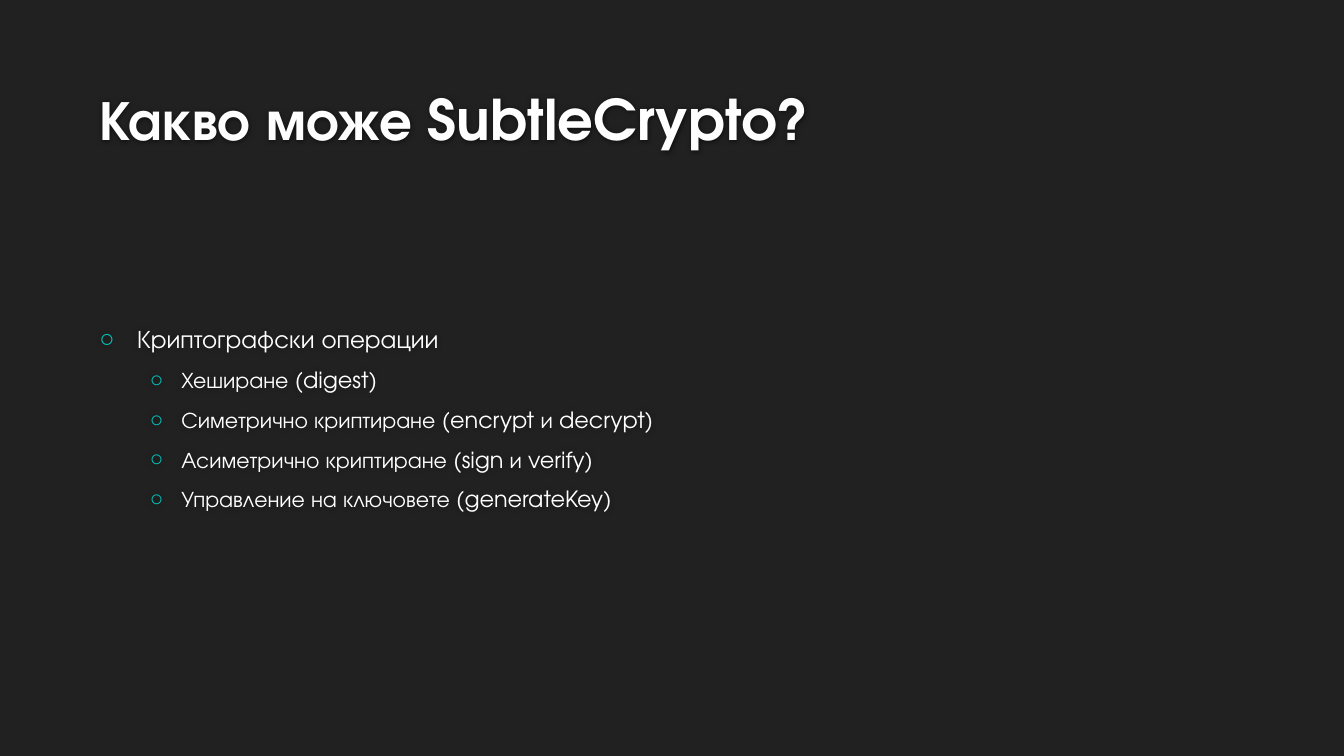
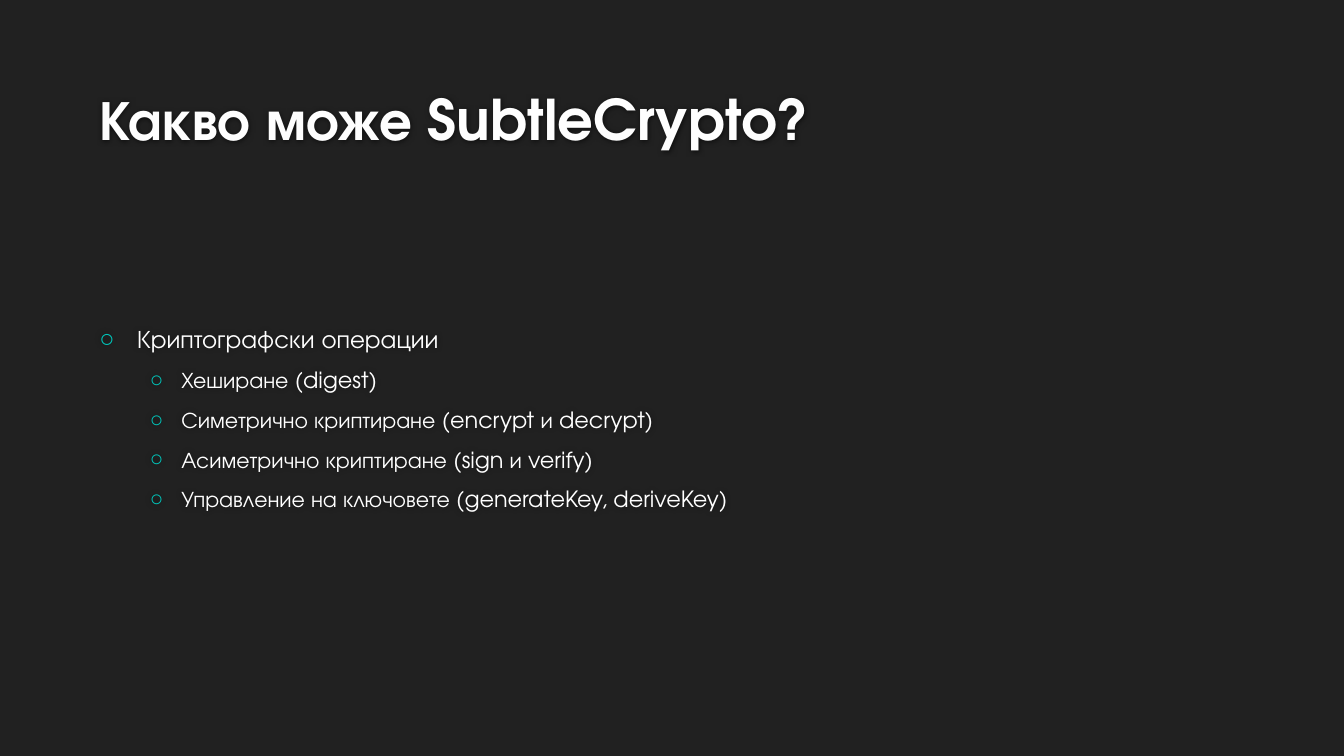
Before and after one commit to ba1chev/Web-Technologies-FMI, a slide deck: slide 6 of referat/referat_presentation/0MI0600328.pptx. Drawn at 1344x756 pixels with LibreOffice and Linux fonts; fonts in the diff are those of the drawing; background and template pictures are left out. Boxes give left, top, right and bottom in pixels: in the first picture for what was removed or moved away, otherwise in the second. Text is boxed around its words. In the diff, an @@ line names an element or a change of style, - is before the commit and + after.

Commit message:
Updated

```diff
--- a/referat/referat_presentation/0MI0600328.pptx
+++ b/referat/referat_presentation/0MI0600328.pptx
@@ text at (181, 490, 727, 512): text changed @@
-  ○ Управление на ключовете (generateKey)
+  ○ Управление на ключовете (generateKey, deriveKey)
```
